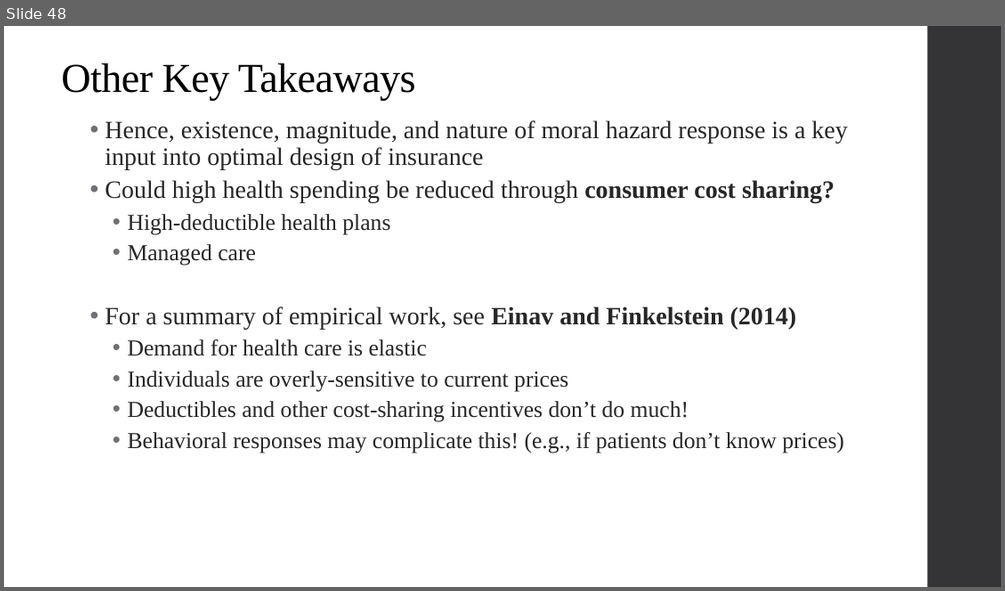
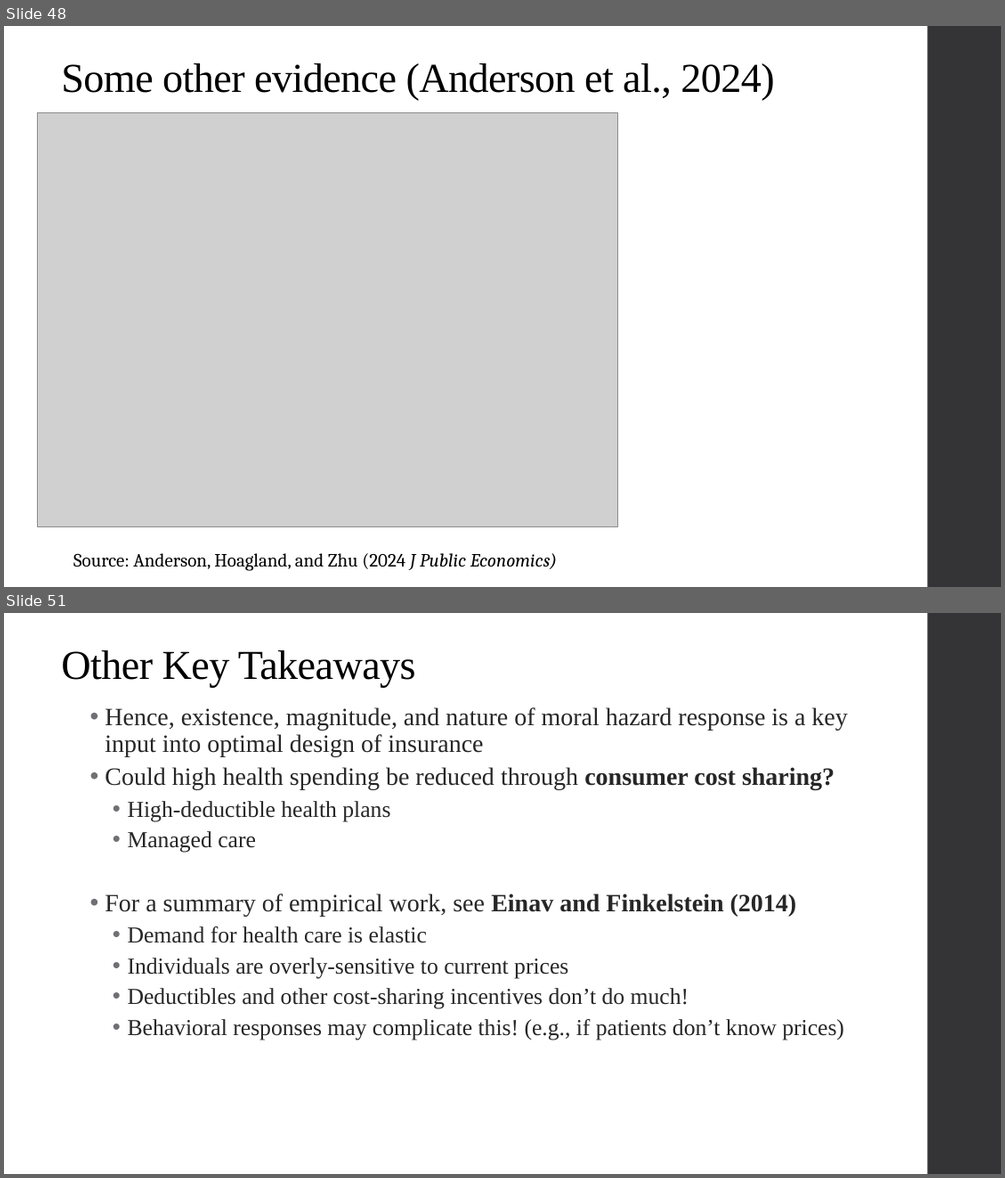
Before and after one commit to alex-hoagland/HAD6750H, a slide deck: Lecture02_MoralHazard/L2Slides_MoralHazard_2023W.pptx. Shown one above the other, each under a label of ours: slide 48 before the commit, slides 48 and 51 after it; the slides between them are not shown. The pictures are 1005x591 and 1005x1178 pixels, drawn with LibreOffice and Linux fonts; fonts in the diff are those of the drawing; grey boxes stand for pictures. Boxes give left, top, right and bottom in pixels: in the first picture for what was removed or moved away, otherwise in the second. Text is boxed around its words. In the diff, an @@ line names an element or a change of style, - is before the commit and + after.

```diff
--- a/Lecture02_MoralHazard/L2Slides_MoralHazard_2023W.pptx
+++ b/Lecture02_MoralHazard/L2Slides_MoralHazard_2023W.pptx
@@ slide 48 added at <box>4,26,1001,587</box>, background #FFFFFF; not listed: 1 template element that a slide beside it also shows @@
@@ title added at <box>61,63,774,100</box>, 39.6 pt, text #000000 @@
+Some other evidence (Anderson et al., 2024)
@@ picture added at <box>37,112,618,526</box> @@
@@ text added at <box>73,553,557,571</box>, 18 pt, text #000000 @@
+Source: Anderson, Hoagland, and Zhu (2024 J Public Economics)
@@ what was slide 48 is now slide 51 @@
```
Also in this commit, not shown: 1 slide changed, 2 other slides added, 2 other files.
